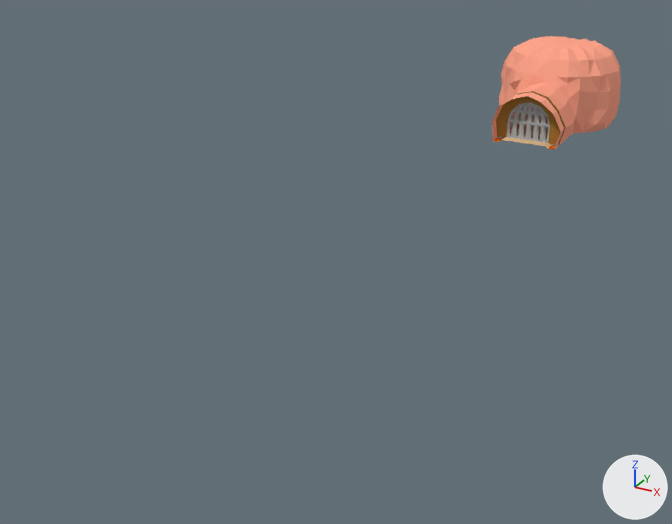
One commit to the Blender file Blender Models/Floaty Lava/BOWLING/BowlingStartArea.blend: the scene before it, then after it.
The view is the same before and after, from a 50 mm lens placed at (5171.0, -18986.0, 5068.0), pointed at (-1012.0, -7746.0, -552.0). The axes (+X, +Y, +Z) are drawn at lower right. The lights are the same throughout.

Names of what the first picture shows: 'Gate', 'MainPlanet'.
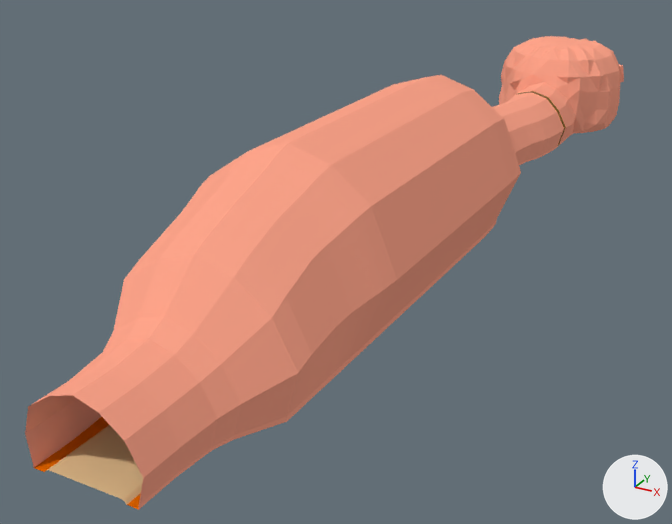
Pixel boxes (x1, y1, x2, y2) of what changed, in the pictures (672 x 524 px):
'StraightF', added (beige)
    after: (25, 75, 561, 510)
    faces in mat_rock (beige #ffa68c): (25, 75, 561, 509)
    faces in mat_floor (beige #e7c391): (46, 425, 143, 505)
    faces in mat_lava (orange #e76c00): (34, 417, 141, 510)
'Gate', hidden
    before: (506, 102, 550, 143)

The change, as a diff of the scene's bpy script:
```diff
--- a/Blender Models/Floaty Lava/BOWLING/BowlingStartArea.blend.py
+++ b/Blender Models/Floaty Lava/BOWLING/BowlingStartArea.blend.py
@@ me_circle_019 @@
+me_circle_019.from_pydata(...)  # 1107 vertices, 1142 faces; spans x -1696.0..1347.0, y -12000.0..0.0, z -42.0..2189.0
+# faces by material slot: [530, 210, 402]
+me_circle_019.materials.append(mat_rock)  # beige #ffa68c
+me_circle_019.materials.append(mat_lava)  # orange #e76c00
+me_circle_019.materials.append(mat_floor)  # beige #e7c391
@@ ob_gate @@
 ob_gate.location = (0.0, 0.0, 0.0)
+ob_gate.hide_viewport = True
@@ ob_straightf @@
+ob_straightf = bpy.data.objects.new('StraightF', me_circle_019)
+ob_straightf.location = (0.0, -2169.0, 0.0)
```
